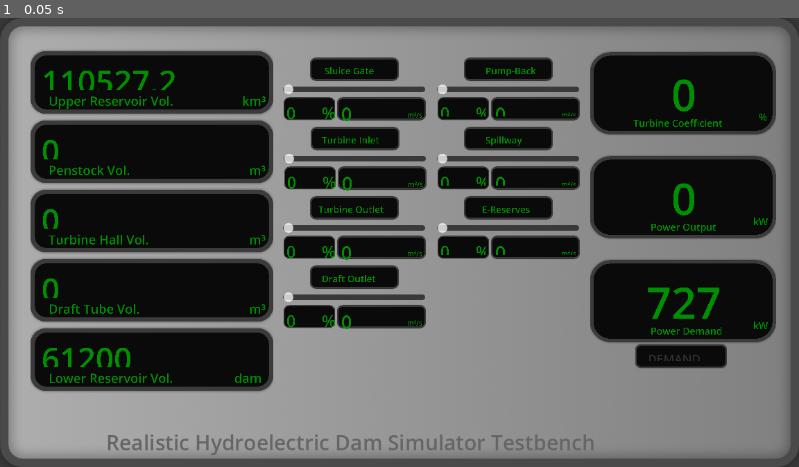
Above: before the commit, frame 1.
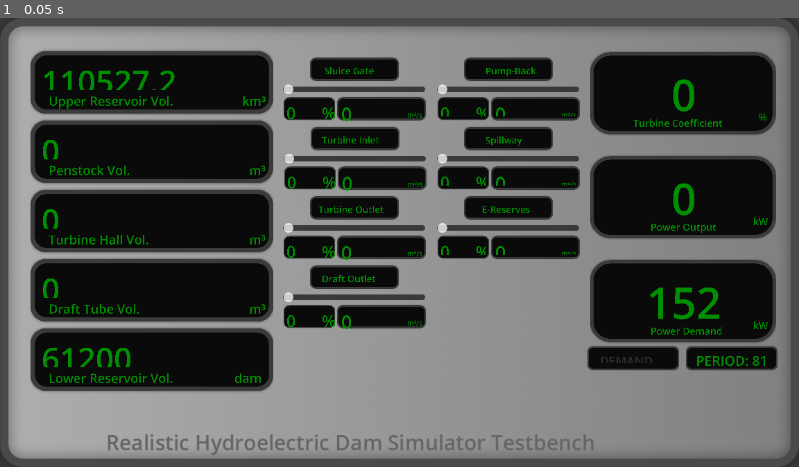
Above: after the commit, the same moment.

Repository: git-marktime/water-sim-testbench
Game: Godot game, scene res://main.tscn
The game is run twice, just before and just after one commit, with the same random seed, the same clock (stepped at 60 frames per second) and the same inputs.
Inputs:
- Up to frame 1 (0.05 s): no input

The runs differ from the first frame. In frame 1, 1.2% of the frame differs, in the area x 73-98%, y 59-79%.

Commit message:
Variable Power Demand
power demand now changes based off current zulu time, updating hourly

Diff:
--- a/RHDS Testbench Src/Scripts/Displays/PowerDemand.gd
+++ b/RHDS Testbench Src/Scripts/Displays/PowerDemand.gd
@@ -5,6 +5,7 @@
 	var decimaltruncate = 0.1
 
 	$Value.text = str(snapped(displayvalue, decimaltruncate))
+	$NumberDisplay3/Value.text = "PERIOD: " + str(SimVars.TimeLeftInPeriod)
 
 	if SimVars.DemandMet == true:
 		$NumberDisplay2/Value2.add_theme_color_override("default_color", Color(0.0, 0.56, 0.0))
--- a/RHDS Testbench Src/Scripts/simhandler.gd
+++ b/RHDS Testbench Src/Scripts/simhandler.gd
@@ -16,4 +16,4 @@
 	SimVars.computeValve(SimVars.ReservePump, SimVars.EmergencyReserves, SimVars.UpperReservoir)
 	SimVars.reduceWaterLevel(SimVars.WATERDUMP, 1.0)
 
-	SimVars.computePowerOutput()
+	SimVars.doPowerDemandTick()
--- a/RHDS Testbench Src/main.tscn
+++ b/RHDS Testbench Src/main.tscn
@@ -647,7 +647,7 @@
 vertical_alignment = 1
 
 [node name="NumberDisplay2" type="Sprite2D" parent="Displays/PowerDemand"]
-position = Vector2(-19.1064, 568.658)
+position = Vector2(-513.438, 590.15)
 scale = Vector2(0.495441, 0.495441)
 texture = ExtResource("2_kdmyk")
 
@@ -670,6 +670,23 @@
 scroll_active = false
 shortcut_keys_enabled = false
 metadata/_edit_use_anchors_ = true
+
+[node name="NumberDisplay3" type="Sprite2D" parent="Displays/PowerDemand"]
+position = Vector2(503.879, 590.15)
+scale = Vector2(0.495441, 0.495441)
+texture = ExtResource("2_kdmyk")
+
+[node name="Value" type="Label" parent="Displays/PowerDemand/NumberDisplay3"]
+offset_left = -824.231
+offset_top = -144.602
+offset_right = 825.769
+offset_bottom = 173.398
+theme_override_colors/font_color = Color(0, 0.560784, 0, 1)
+theme_override_fonts/font = SubResource("SystemFont_y8bmv")
+theme_override_font_sizes/font_size = 280
+text = "PERIOD: 60"
+horizontal_alignment = 1
+vertical_alignment = 1
 
 [node name="Controllers" type="Node" parent="."]
 
--- a/RHDS Testbench Src/sim_vars.gd
+++ b/RHDS Testbench Src/sim_vars.gd
@@ -6,6 +6,8 @@
 	var Height
 	var Volume
 	var MaxVolume
+
+var powerflipped = false
 
 func initReservoir(L: float, W: float, H: float, V: float):
 	var tempres = Reservoir.new()
@@ -186,6 +188,49 @@
 		reservoir.Volume -= flowrate/Performance.get_monitor(Performance.TIME_FPS)
 		updateReservoirHeight(reservoir)
 
+func getCurrentPowerDemand():
+	var time = Time.get_time_dict_from_system(true)
+
+	# Hour : Demand
+	var demand_data_dictionary = {
+		0 : randi_range(20, 40), # 24:00 / 00:00
+		1 : randi_range(30, 50), # 01:00
+		2 : randi_range(70, 100), # 02:00
+		3 : randi_range(100, 150), # 03:00
+		4 : randi_range(150, 190), # 04:00
+		5 : randi_range(230, 260), # 05:00
+		6 : randi_range(360, 410), # 06:00
+		7 : randi_range(400, 500), # 07:00
+		8 : randi_range(400, 500), # 08:00
+		9 : randi_range(400, 500), # 09:00
+		10 : randi_range(400, 500), # 10:00
+		11 : randi_range(400, 500), # 11:00
+		12 : randi_range(420, 550), # 12:00
+		13 : randi_range(420, 550), # 13:00
+		14 : randi_range(420, 550), # 14:00
+		15 : randi_range(420, 550), # 15:00
+		16 : randi_range(420, 550), # 16:00
+		17 : randi_range(420, 550), # 17:00
+		18 : randi_range(450, 600), # 18:00
+		19 : randi_range(420, 550), # 19:00
+		20 : randi_range(350, 400), # 20:00
+		21 : randi_range(250, 300), # 21:00
+		22 : randi_range(70, 160), # 22:00
+		23 : randi_range(40, 700) # 23:00
+	}
+
+	return demand_data_dictionary.get(time.hour)
+
+func doPowerDemandTick():
+	var time = Time.get_time_dict_from_system(true)
+	TimeLeftInPeriod = 60 - time.minute
+	if TimeLeftInPeriod == 60:
+		if powerflipped == false:
+			powerflipped = true
+			PowerDemand = getCurrentPowerDemand()
+	else:
+		powerflipped = false
+
 var UpperReservoir = initReservoir(840, 1462, 90, 122_808_000)
 var Penstock = initReservoir(100, 2, 0, 100)
 var TurbineInlet = initValve(5, 0.5)
@@ -204,6 +249,7 @@
 var Spillway = initGate(5, 5, LowerReservoir, WATERDUMP)
 
 var PowerOutput = 0
-var PowerDemand = randi_range(100, 800)
+var PowerDemand = getCurrentPowerDemand()
+var TimeLeftInPeriod = 81
 var TurbineEfficiency = 0
 var DemandMet = false
Not shown: 2 places in RHDS Testbench Src/main.tscn that only renumber resources
Not shown, changed: RHDS Testbench.exe
